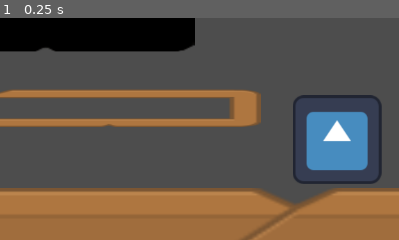
Above: before the commit, frame 1.
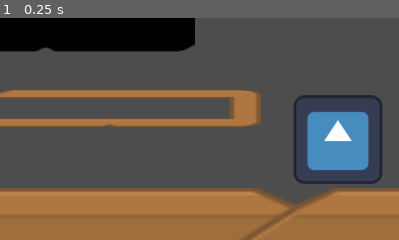
Above: after the commit, the same moment.

Repository: Boris14/NexusGameJam
Game: Godot game, scene res://Scenes/Main.tscn
Same seed, same stepped clock (60 frames per second), same inputs: the game is played once before the commit and once after it. The engine's default icon, where the game draws it, is replaced by a stand-in: a white triangle on a blue panel in a dark square.
Inputs:
- Up to frame 1 (0.25 s): no input
The pictures show only the part of the screen within x 50-100%, y 43-93%; the shares and areas given below are measured in that part.

The runs differ from the first frame. In frame 1, 0.4% of the frame differs, in the area x 73-96%, y 36-73%.

Commit message:
hitting properly deals damage to enemy

Diff:
--- a/Scenes/Player.tscn
+++ b/Scenes/Player.tscn
@@ -3,31 +3,17 @@
 [ext_resource type="Script" path="res://Source/player.gd" id="1_sm4am"]
 [ext_resource type="Texture2D" uid="uid://dfjjsyv623kyh" path="res://Assets/icon.svg" id="2_7s0hl"]
 
-[sub_resource type="CircleShape2D" id="CircleShape2D_akgel"]
-radius = 48.0
-
 [sub_resource type="CapsuleShape2D" id="CapsuleShape2D_81hmu"]
 radius = 45.0
 height = 128.0
+
+[sub_resource type="CircleShape2D" id="CircleShape2D_akgel"]
+radius = 48.0
 
 [node name="CharacterBody2D" type="CharacterBody2D"]
 position = Vector2(374, -99)
 collision_layer = 2
 script = ExtResource("1_sm4am")
-
-[node name="LeftHitArea" type="CollisionShape2D" parent="."]
-light_mask = 0
-position = Vector2(-48, 0)
-shape = SubResource("CircleShape2D_akgel")
-debug_color = Color(0.627451, 0.529412, 0, 0.419608)
-metadata/_edit_lock_ = true
-
-[node name="RightHitArea" type="CollisionShape2D" parent="."]
-light_mask = 0
-position = Vector2(46, 0)
-shape = SubResource("CircleShape2D_akgel")
-debug_color = Color(0.831373, 0.341176, 0.501961, 0.419608)
-metadata/_edit_lock_ = true
 
 [node name="Sprite2D" type="Sprite2D" parent="."]
 texture = ExtResource("2_7s0hl")
@@ -36,3 +22,23 @@
 [node name="CollisionShape2D" type="CollisionShape2D" parent="."]
 shape = SubResource("CapsuleShape2D_81hmu")
 metadata/_edit_lock_ = true
+
+[node name="LeftHitArea" type="Area2D" parent="."]
+collision_mask = 3
+
+[node name="LeftHitCollision" type="CollisionShape2D" parent="LeftHitArea"]
+light_mask = 0
+position = Vector2(-48, 0)
+shape = SubResource("CircleShape2D_akgel")
+debug_color = Color(0.627451, 0.529412, 0, 0.419608)
+metadata/_edit_lock_ = true
+
+[node name="RightHitArea" type="Area2D" parent="."]
+position = Vector2(46, 0)
+collision_mask = 3
+
+[node name="RightHitCollision" type="CollisionShape2D" parent="RightHitArea"]
+light_mask = 0
+shape = SubResource("CircleShape2D_akgel")
+debug_color = Color(0.831373, 0.341176, 0.501961, 0.419608)
+metadata/_edit_lock_ = true
--- a/Source/player.gd
+++ b/Source/player.gd
@@ -8,6 +8,7 @@
 @export var max_health = 100.0
 @export var punch_damage = 10.0
 @export var kick_damage = 20.0
+@export var punch_block_duration = 3
 
 # How fast the player reaches it's max_jump_velocity (not changing is recommended)
 const JUMP_FORCE = 20
@@ -18,6 +19,7 @@
 var _is_jumping = false
 var _health = max_health
 var _is_facing_left = false
+var _is_punch_blocked = false
 
 # Controls
 var _move_left_action
@@ -65,16 +67,23 @@
 	# As good practice, you should replace UI actions with custom gameplay actions.
 	var direction = Input.get_axis(_move_left_action, _move_right_action)
 	if direction:
+		_change_facing_direction(direction)
 		velocity.x = direction * speed
+
 	else:
 		velocity.x = move_toward(velocity.x, 0, speed)
 
 	move_and_slide()
 
-	# Punch yourself to test the healthbar
 	if Input.is_action_just_pressed(_punch_action):
-		print("punching")
+		print("clicked button")
+		if _is_punch_blocked:
+			print("returning")
+			return
 		punch()
+
+	if Input.is_action_just_pressed(_kick_action):
+		kick()
 
 func take_damage(damage):
 	_health -= damage
@@ -83,17 +92,30 @@
 	if _health <= 0:
 		queue_free()
 
-func _activate_hit_area(is_facing_left):
+func _activate_hit_area(is_facing_left, damage):
 	if (is_facing_left):
-		$LeftHitArea.disabled = false
-		print("Left Area Enabled")
+		for body in $LeftHitArea.get_overlapping_bodies():
+			if body.has_method("take_damage") and body != self:
+				body.take_damage(damage)
 	else:
-		$RightHitArea.disabled = false
-		print("Right Area Enabled")
-	await get_tree().create_timer(10)
-	$LeftHitArea.disabled = true
-	$RightHitArea.disabled = true
-	print("Area disabled")
+		for body in $RightHitArea.get_overlapping_bodies():
+			if body.has_method("take_damage") and body != self:
+				body.take_damage(damage)
+
+func _change_facing_direction(direction):
+	if direction == 1:
+		_is_facing_left = false
+	else:
+		_is_facing_left = true
+
+func _reset_punch_block():
+	_is_punch_blocked = false
 
 func punch():
-	_activate_hit_area(_is_facing_left)
+	get_tree().create_timer(punch_block_duration).timeout.connect(_activate_hit_area(_is_facing_left, punch_damage))
+	_is_punch_blocked = true
+	print("its true")
+	get_tree().create_timer(punch_block_duration).timeout.connect(_reset_punch_block)
+
+func kick():
+	_activate_hit_area(_is_facing_left, kick_damage)
